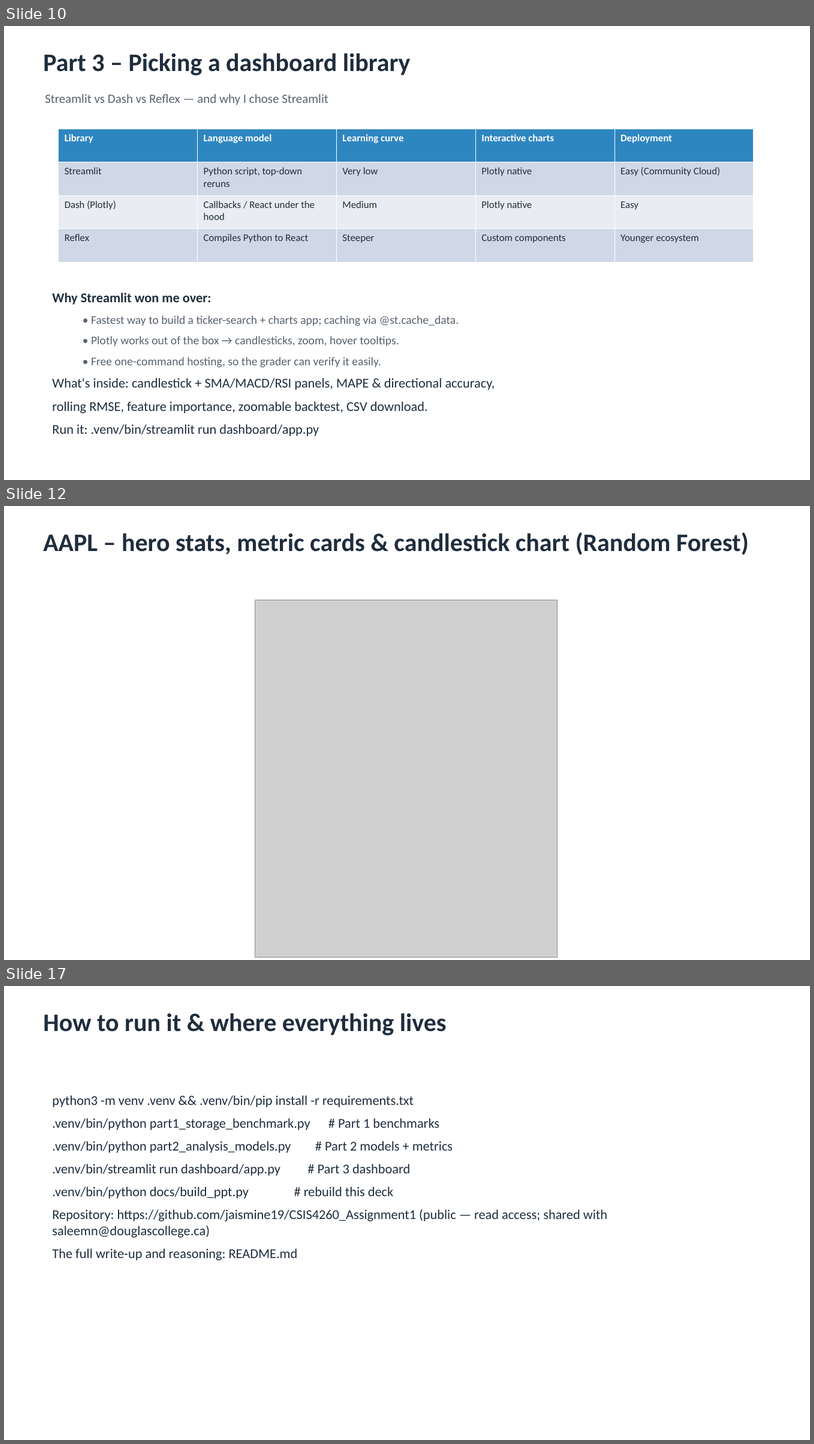
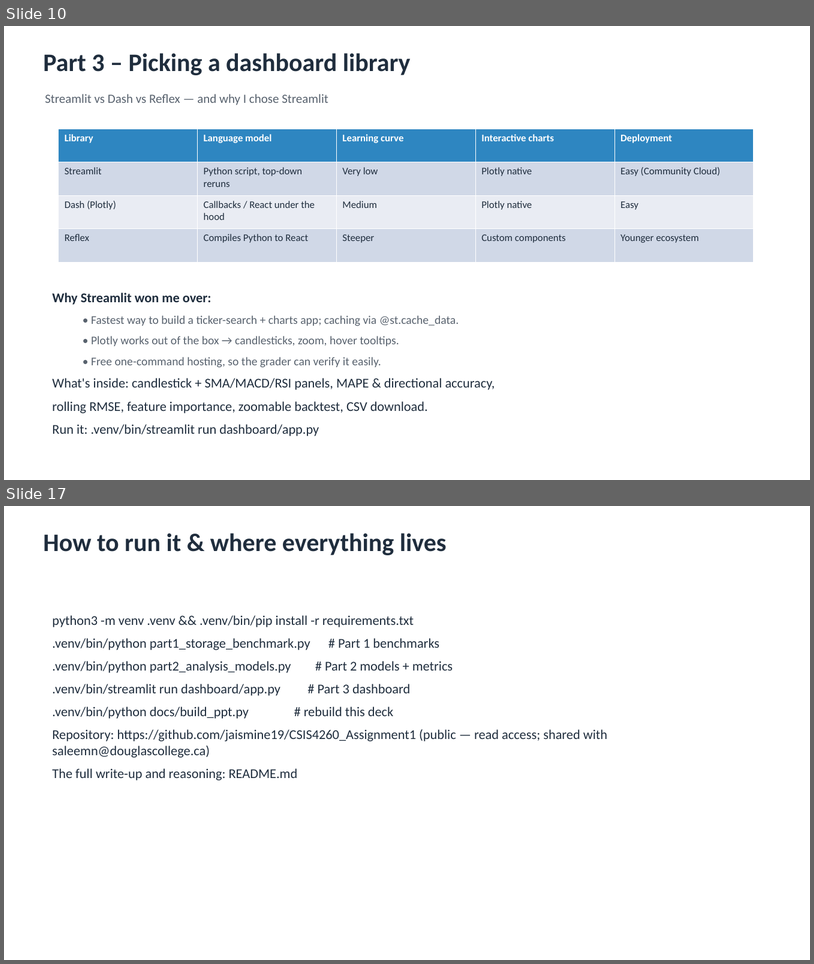
Before and after one commit to jaismine19/NextClose, a slide deck: docs/CSIS4260_Assignment1_Dashboard_Screenshots.pptx. Shown one above the other, each under a label of ours: slides 10, 12 and 17 before the commit, slides 10 and 17 after it; the slides between them are not shown. The pictures are 814x1444 and 814x964 pixels, drawn with LibreOffice and Linux fonts; fonts in the diff are those of the drawing; grey boxes stand for pictures. Boxes give left, top, right and bottom in pixels: in the first picture for what was removed or moved away, otherwise in the second. Text is boxed around its words. In the diff, an @@ line names an element or a change of style, - is before the commit and + after.

Commit message:
Fix dashboard screenshots in the deck: scale images to fit the slide and add description bullets

```diff
--- a/docs/CSIS4260_Assignment1_Dashboard_Screenshots.pptx
+++ b/docs/CSIS4260_Assignment1_Dashboard_Screenshots.pptx
@@ slide 12 removed at (4, 506, 810, 960), background #FFFFFF @@
@@ text removed at (43, 532, 749, 555) @@
-AAPL – hero stats, metric cards & candlestick chart (Random Forest)
@@ picture removed at (255, 600, 558, 957) @@
```
Also in this commit, not shown: 4 slides changed, 2 slides added, 1 other slide removed, 1 other file.
